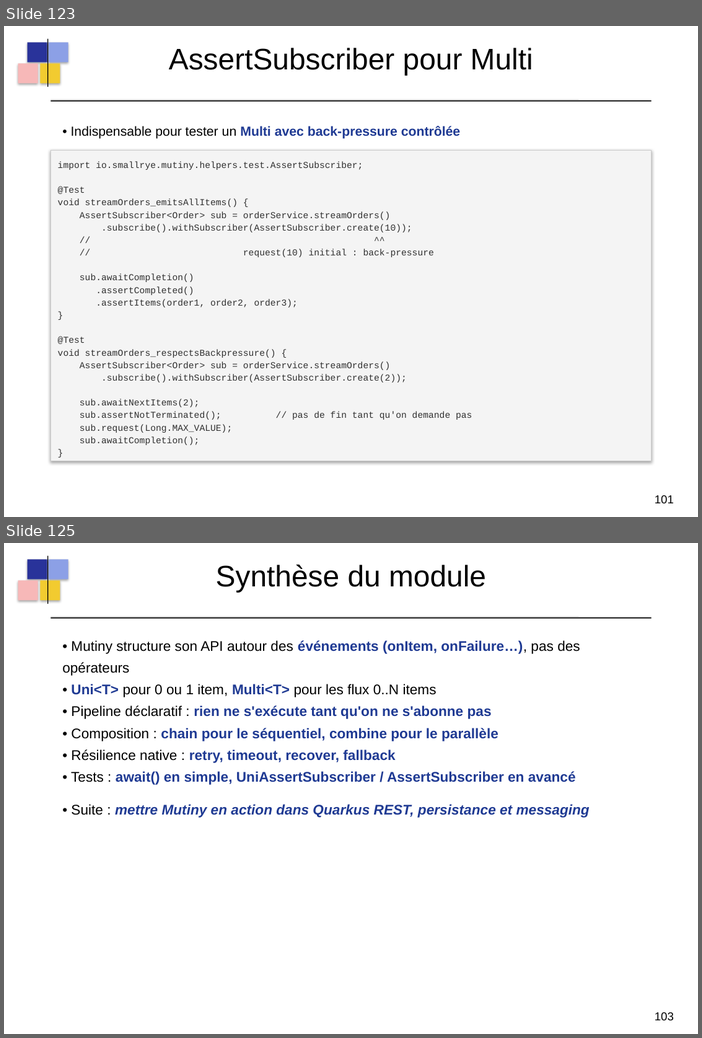
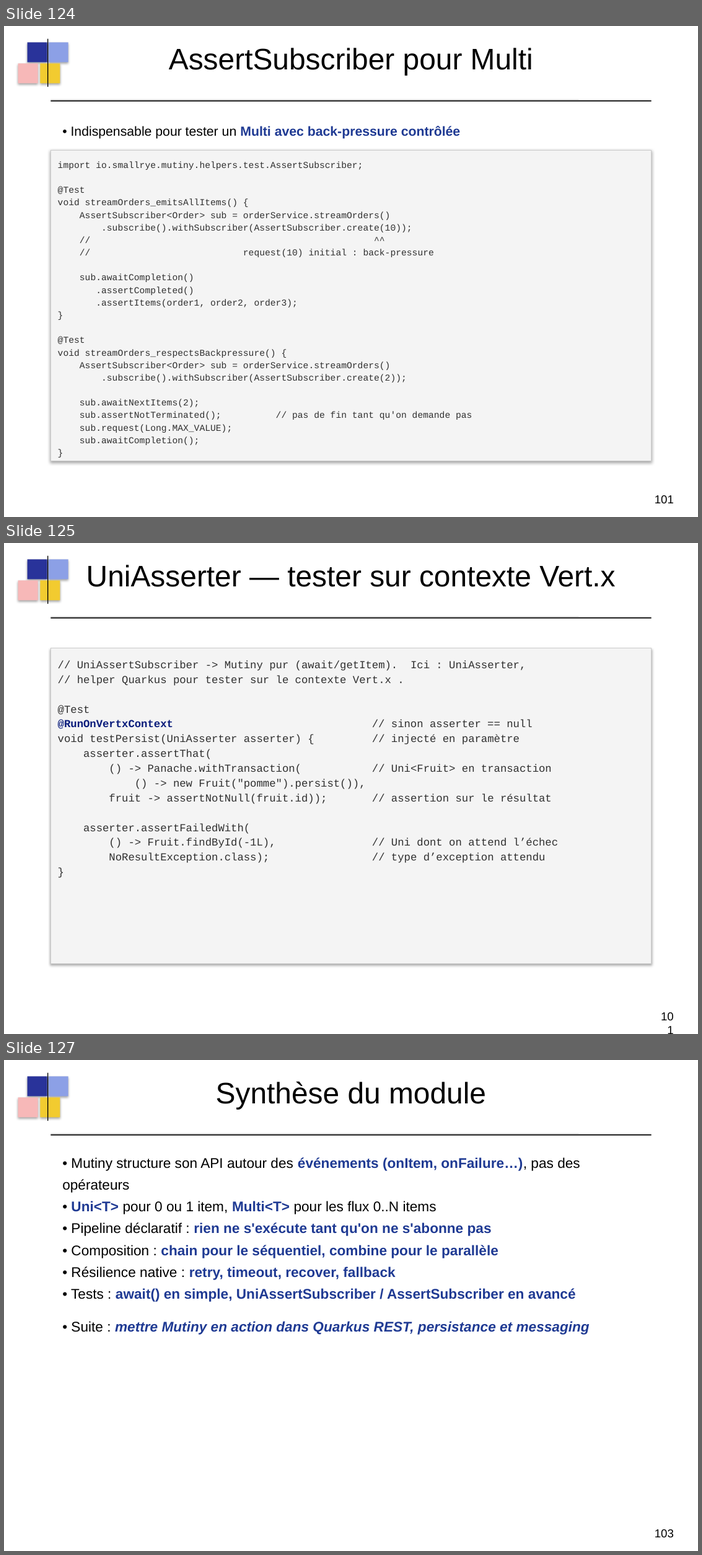
Before and after one commit to dthibau/quarkus-reactive, a slide deck: QuarkusReatcive.odp. Shown one above the other, each under a label of ours: slides 123 and 125 before the commit, slides 124, 125 and 127 after it; the slides between them are not shown. The pictures are 702x1038 and 702x1555 pixels, drawn with LibreOffice and Linux fonts; fonts in the diff are those of the drawing. Boxes give left, top, right and bottom in pixels: in the first picture for what was removed or moved away, otherwise in the second. Text is boxed around its words. In the diff, an @@ line names an element or a change of style, - is before the commit and + after.

```diff
--- a/QuarkusReatcive.odp
+++ b/QuarkusReatcive.odp
@@ slide 125 added at <box>4,543,698,1034</box>, background #FFFFFF @@
@@ rectangle added at <box>27,560,47,579</box>, fill #29339A @@
@@ line added from (48, 556) to (48, 604), #000000 0.99 pt @@
@@ rectangle added at <box>49,560,68,579</box>, fill #8CA0E6 @@
@@ text added at <box>86,565,615,587</box>, 36 pt, text #000000 @@
+UniAsserter — tester sur contexte Vert.x
@@ rectangle added at <box>18,580,38,600</box>, fill #F7B8B8 @@
@@ rectangle added at <box>40,580,60,600</box>, fill #F2CB30 @@
@@ line added from (51, 617) to (652, 617), #C0C0C0 0.51 pt @@
@@ line added from (51, 618) to (652, 618), #000000 1.25 pt @@
@@ rectangle added at <box>51,648,652,963</box>, fill #F4F4F4, outline #CCCCCC 0.51 pt @@
@@ text added at <box>58,661,559,863</box>, 13 pt, text #303030 @@
+// UniAssertSubscriber -> Mutiny pur (await/getItem). Ici : UniAsserter,
+// helper Quarkus pour tester sur le contexte Vert.x .
+@Test
+@RunOnVertxContext // sinon asserter == null
+void testPersist(UniAsserter asserter) { // injecté en paramètre
+asserter.assertThat(
+() -> Panache.withTransaction( // Uni<Fruit> en transaction
+() -> new Fruit("pomme").persist()),
+fruit -> assertNotNull(fruit.id)); // assertion sur le résultat
+asserter.assertFailedWith(
+() -> Fruit.findById(-1L), // Uni dont on attend l’échec
+NoResultException.class); // type d’exception attendu
+}
@@ text added at <box>655,1006,674,1026</box>, 14 pt, text #000000 @@
+101
@@ what was slide 123 is now slide 124 @@
@@ what was slide 125 is now slide 127 @@
```
Also in this commit, not shown: 28 slides changed, 1 other slide added, 7 other files.
